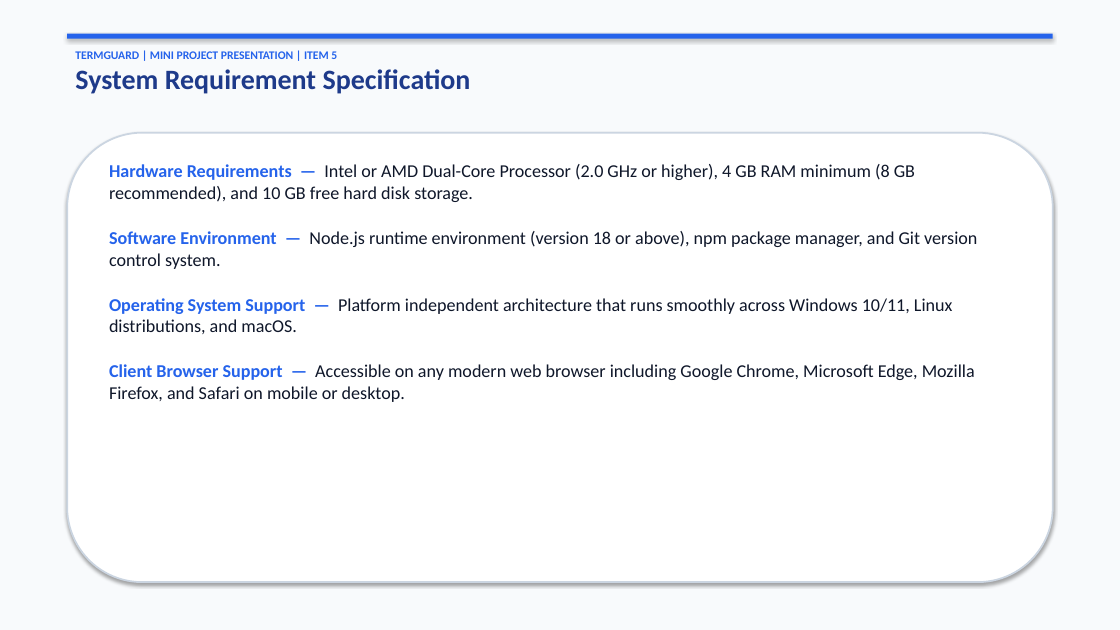
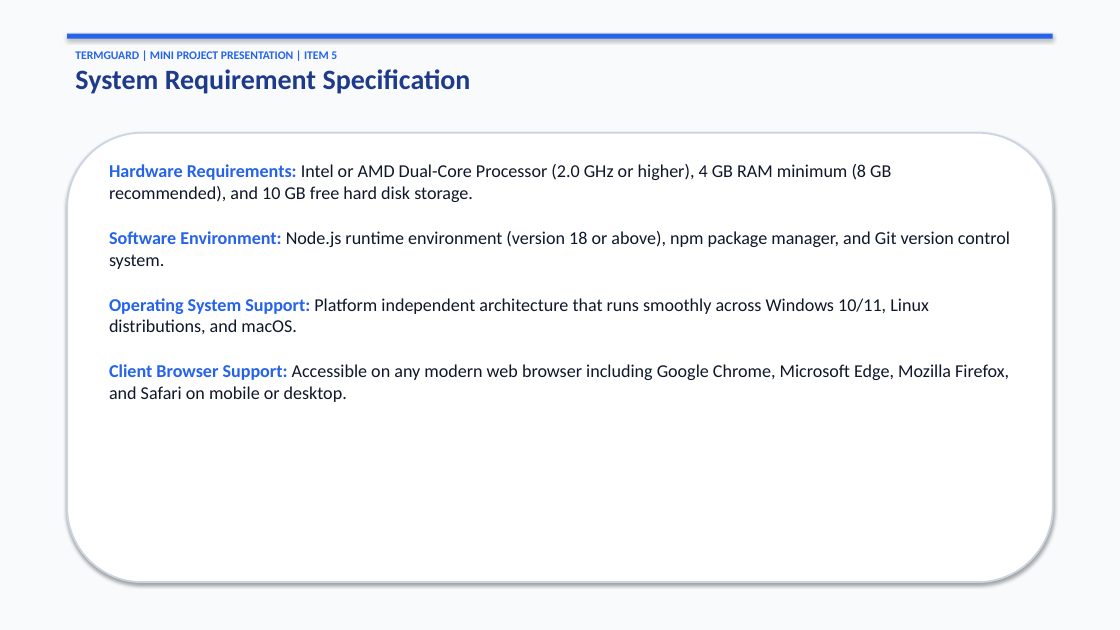
Before and after one commit to laxmiharshithrebally-a11y/TermGuard, a slide deck: slide 7 of TermGuard_Mini_Project_Presentation.pptx. Drawn at 1120x630 pixels with LibreOffice and Linux fonts; fonts in the diff are those of the drawing. Boxes give left, top, right and bottom in pixels: in the first picture for what was removed or moved away, otherwise in the second. Text is boxed around its words. In the diff, an @@ line names an element or a change of style, - is before the commit and + after.

```diff
--- a/TermGuard_Mini_Project_Presentation.pptx
+++ b/TermGuard_Mini_Project_Presentation.pptx
@@ text at bbox=[109, 164, 1010, 402]: text changed @@
-Hardware Requirements — Intel or AMD Dual-Core Processor (2.0 GHz or higher), 4 GB RAM minimum (8 GB recommended), and 10 GB free hard disk storage.
-Software Environment — Node.js runtime environment (version 18 or above), npm package manager, and Git version control system.
-Operating System Support — Platform independent architecture that runs smoothly across Windows 10/11, Linux distributions, and macOS.
-Client Browser Support — Accessible on any modern web browser including Google Chrome, Microsoft Edge, Mozilla Firefox, and Safari on mobile or desktop.
+Hardware Requirements: Intel or AMD Dual-Core Processor (2.0 GHz or higher), 4 GB RAM minimum (8 GB recommended), and 10 GB free hard disk storage.
+Software Environment: Node.js runtime environment (version 18 or above), npm package manager, and Git version control system.
+Operating System Support: Platform independent architecture that runs smoothly across Windows 10/11, Linux distributions, and macOS.
+Client Browser Support: Accessible on any modern web browser including Google Chrome, Microsoft Edge, Mozilla Firefox, and Safari on mobile or desktop.
```
Also in this commit, not shown: 13 other slides changed, 1 other file.
